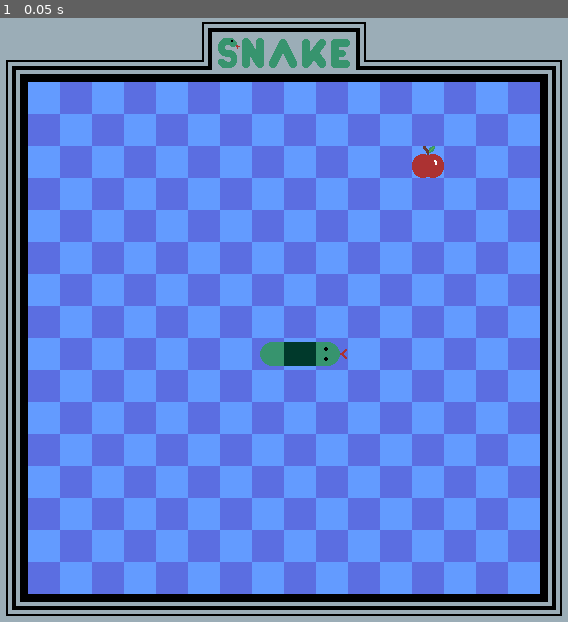
Above: before the commit, frame 1.
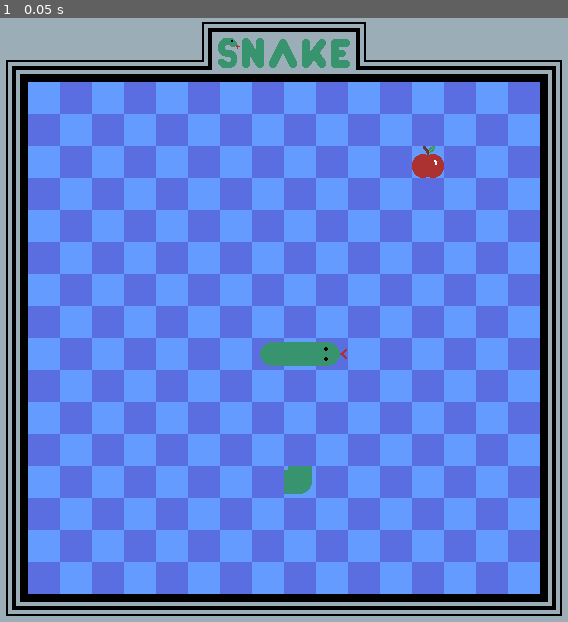
Above: after the commit, the same moment.

Repository: conor-wilson/snake
Game: Godot game, scene res://scenes/snake.tscn
Two runs of this game, one before a commit and one after it. Both use one fixed random seed, a clock stepped at 60 frames per second and the inputs below. This scene is started directly instead of the project's main scene.
Inputs:
- Up to frame 1 (0.05 s): no input

The runs differ from the first frame. In frame 1, 0.4% of the frame differs, in the area x 50-56%, y 53-79%.

Commit message:
Added cardinal_to_corner_alt_id and set_corner_cell() funcs to Snake scene script

Diff:
--- a/scenes/snake.gd
+++ b/scenes/snake.gd
@@ -5,6 +5,7 @@
 func _ready():
 	set_head_cell(Vector2(11, 10), Vector2.RIGHT)
 	set_straight_cell(Vector2(10, 10), Vector2.RIGHT)
+	set_corner_cell(Vector2(10, 14), Vector2.UP, Vector2.LEFT)
 	set_tail_cell(Vector2(9, 10), Vector2.RIGHT)
 
 
@@ -21,9 +22,16 @@
 
 
 # TODO: Descriptor
+func set_corner_cell(coords: Vector2i, dir1: Vector2, dir2: Vector2):
+	var altID = cardinal_to_corner_alt_id(dir1+dir2)
+	set_cell(1, coords, 0, Vector2(5,0), altID)
+
+
+# TODO: Descriptor
 func set_tail_cell(coords: Vector2i, direction: Vector2):
 	var altID = cardinal_to_alt_id(direction)
 	set_cell(1, coords, 0, Vector2(5,1), altID)
+
 
 # Called every frame. 'delta' is the elapsed time since the previous frame.
 func _process(delta):
@@ -43,6 +51,23 @@
 	elif direction == Vector2.LEFT:
 		altID = 4
 	else:
-		print_debug("invalid direction input to set_head_cell():", direction)
+		print_debug("invalid direction input to cardinal_to_alt_id():", direction)
 
 	return altID
+
+
+# TODO: Descriptor
+func cardinal_to_corner_alt_id(direction: Vector2) -> int:
+	var altID = 0
+	if direction == Vector2.UP + Vector2.RIGHT:
+		altID = 1
+	elif direction == Vector2.RIGHT + Vector2.DOWN:
+		altID = 2
+	elif direction == Vector2.DOWN + Vector2.LEFT:
+		altID = 3
+	elif direction == Vector2.LEFT + Vector2.UP:
+		altID = 4
+	else:
+		print_debug("invalid direction input to cardinal_to_corner_alt_id():", direction)
+
+	return altID
--- a/scenes/snake_tiles.tres
+++ b/scenes/snake_tiles.tres
@@ -22,13 +22,11 @@
 3:0/3/flip_v = true
 3:0/3/transpose = true
 3:0/4 = 4
-4:0/next_alternative_id = 5
+4:0/next_alternative_id = 6
 4:0/0 = 0
 4:0/1 = 1
 4:0/1/transpose = true
-4:0/1/modulate = Color(0, 0.396078, 0.396078, 1)
 4:0/2 = 2
-4:0/2/modulate = Color(0, 0.388235, 0.388235, 1)
 5:0/next_alternative_id = 5
 5:0/0 = 0
 5:0/1 = 1
